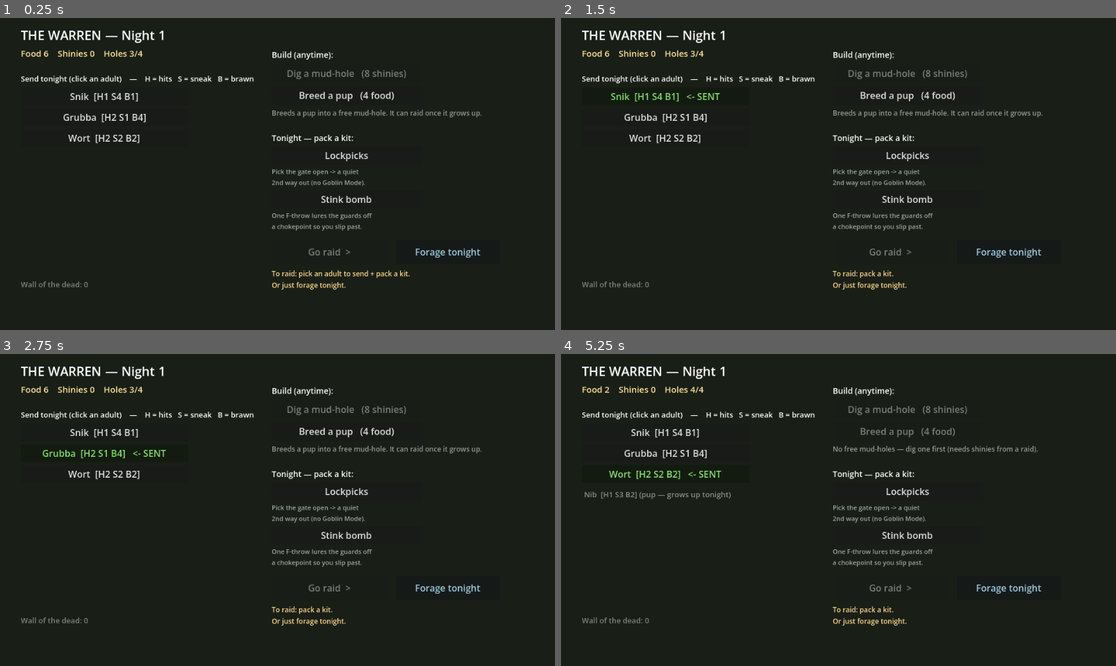
Above: before the commit, frames 1-4 (two rows, left to right).
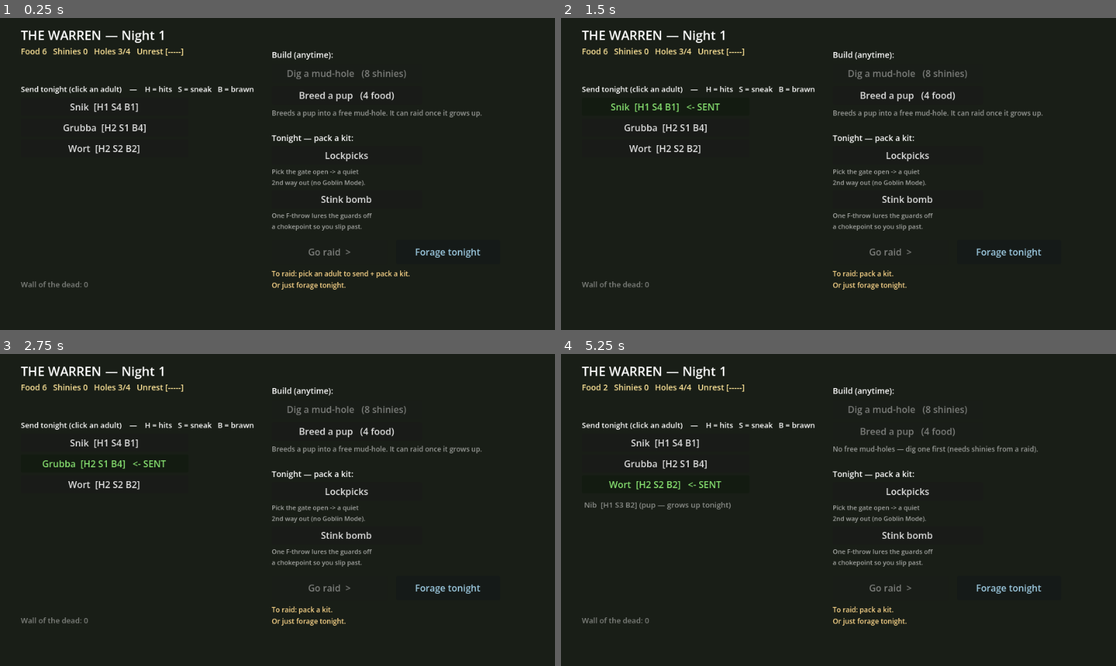
Above: after the commit, the same moments.

Repository: steverowley/goblin-mode
Game: Godot game, scene res://scenes/main.tscn
Same seed, same stepped clock (60 frames per second), same inputs: the game is played once before the commit and once after it.
Inputs:
- Up to frame 1 (0.25 s): no input
- Up to frame 2 (1.5 s): click "Snik [H1 S4 B1]" at 0.5 s; click "Snik [H1 S4 B1] <- SENT" at 1.25 s
- Up to frame 3 (2.75 s): click "Grubba [H2 S1 B4]" at 2 s
- Up to frame 4 (5.25 s): click "Grubba [H2 S1 B4] <- SENT" at 2.75 s; click "Wort [H2 S2 B2]" at 3.5 s; click "Wort [H2 S2 B2] <- SENT" at 4.25 s; click "Breed a pup (4 food)" at 5 s

The runs differ from the first frame. In frame 1, 2.2% of the frame differs, in the area x 3-46%, y 9-44%; in frame 2, 2.3%; in frame 3, 2.3%; in frame 4, 2.7%, in the area x 3-46%, y 9-50%.

Commit message:
feat(warren): nightly upkeep, unrest, and random warren events
Gold now has a purpose and the night carries stakes (#12 economy + Bite-3 groundwork).
- Each night the warren pays UPKEEP in shinies (1 per living goblin). A shortfall
  bottoms out your gold and raises UNREST; paying comfortably eases it.
- At max unrest a fed-up goblin DESERTS (recoverable by breeding; never your last
  one). The full run-end collapse waits for meta-progression.
- Each night ONE random warren event fires while you're away — a dug-up stash,
  good foraging, a stray joining, rats in the stores, a pit scrap, a goblin
  slinking off, or a quiet night — applied and shown in the Den next morning.
- The Den shows an Unrest meter + the overnight event line.

Verified headless: a shortfall raises unrest; max unrest deserts a goblin (and
records them); gold deducts correctly; the Den layout stays clean with the new lines.

Refs #12

Diff:
--- a/scripts/game_state.gd
+++ b/scripts/game_state.gd
@@ -32,6 +32,12 @@
 const STAT_MIN := 1
 const STAT_MAX := 4
 
+## Warren upkeep + nightly events (#12 economy + Bite-3 stakes groundwork). Each
+## night gold pays upkeep per living goblin; a shortfall breeds UNREST, and at the
+## cap a goblin deserts. (The full run-end collapse waits for meta-progression.)
+const UPKEEP_PER_GOBLIN := 1
+const UNREST_MAX := 5
+
 var schema_version := SCHEMA_VERSION
 var roster: Array = []              # every goblin ever (alive flag marks the living), each a Dictionary
 var resources: Dictionary = {}      # {"shinies": int, "food": int}
@@ -43,7 +49,9 @@
 var sent_id := -1                   # id of the goblin sent on tonight's raid (-1 = none chosen)
 var fallen: Array = []              # the wall of the dead: [{name, feat}]
 var last_raid: Dictionary = {}      # summary of the most recent raid's outcome
-var last_event := ""                # short "what just happened" line the Den shows
+var last_event := ""                # short "what just happened" line (raid/forage outcome)
+var unrest := 0                     # 0..UNREST_MAX; rises when upkeep goes unpaid
+var night_event := ""               # the random thing that happened in the warren overnight
 
 var _next_id := 0                   # hands out stable unique goblin ids
 var _pup_n := 0                     # rolls through the pup-name pool
@@ -74,6 +82,8 @@
 	fallen = []
 	last_raid = {}
 	last_event = ""
+	unrest = 0
+	night_event = ""
 
 func _make_goblin(gname: String, stage: String, stats: Dictionary) -> Dictionary:
 	var g := {"id": _next_id, "name": gname, "stage": stage, "alive": true, "best": 0, "stats": stats}
@@ -190,11 +200,73 @@
 ## dead, a free runt wanders in.
 func advance_night() -> void:
 	night += 1
+	# Pups grow up.
 	for g in roster:
 		if g.alive and g.stage == STAGE_PUP:
 			g.stage = STAGE_ADULT
+	# Upkeep: the warren eats gold; a shortfall breeds unrest, paying it calms things.
+	var cost := living().size() * UPKEEP_PER_GOBLIN
+	var have := int(resources.get("shinies", 0))
+	resources.shinies = maxi(0, have - cost)
+	if have < cost:
+		unrest = mini(UNREST_MAX, unrest + 1)
+	elif unrest > 0:
+		unrest = maxi(0, unrest - 1)
+	# One thing happens overnight: a desertion if the warren's boiling over, else a
+	# random warren event. Mutually exclusive — you never lose two goblins in a night.
+	if unrest >= UNREST_MAX and living().size() > 1:
+		night_event = _desert()
+	else:
+		night_event = _roll_night_event()
+	# Anti-softlock backstop: never fully wiped out.
 	if living().is_empty():
-		roster.append(_make_goblin(_pup_name(), STAGE_ADULT, _random_stats()))   # a free runt wanders in
+		roster.append(_make_goblin(_pup_name(), STAGE_ADULT, _random_stats()))
+
+## One random overnight happening, applied + described (shown in the Den next
+## morning). Greybox flavour with light economy nudges.
+func _roll_night_event() -> String:
+	var r := randi() % 100
+	if r < 14:
+		var n := randi_range(2, 5)
+		resources.shinies += n
+		return "A goblin dug up an old stash — +%d shinies." % n
+	elif r < 28:
+		var n := randi_range(2, 4)
+		resources.food += n
+		return "A good night's foraging out back — +%d food." % n
+	elif r < 40:
+		if living().size() < huts:
+			roster.append(_make_goblin(_pup_name(), STAGE_ADULT, _random_stats()))
+			return "A stray goblin wandered in an' stayed."
+		return "A stray sniffed about but found no free hole."
+	elif r < 56:
+		var n := mini(int(resources.get("food", 0)), randi_range(1, 3))
+		resources.food -= n
+		return ("Rats got into the stores — -%d food." % n) if n > 0 else "Rats nosed about but found nowt to nick."
+	elif r < 70:
+		unrest = mini(UNREST_MAX, unrest + 1)
+		return "A scrap broke out in the pit — the warren's restless."
+	elif r < 78:
+		var a := living()
+		if a.size() > 1:
+			var g: Dictionary = a[randi() % a.size()]
+			g.alive = false
+			fallen.append({"name": g.name, "feat": "slunk off into the night"})
+			return "%s slunk off in the night — gone." % g.name
+		return "A restless night, but the gang held."
+	return "A quiet night in the warren."
+
+## Unrest at the cap: a fed-up goblin deserts (recoverable — breed more). Never the
+## last one (anti-softlock). Returns its own short headline for the Den.
+func _desert() -> String:
+	var a := living()
+	if a.size() <= 1:
+		return night_event
+	var g: Dictionary = a[randi() % a.size()]
+	g.alive = false
+	fallen.append({"name": g.name, "feat": "deserted in the uproar"})
+	unrest = maxi(0, unrest - 2)
+	return "%s had enough of the squalor — DESERTED!" % g.name
 
 func _feat_for(g: Dictionary) -> String:
 	if int(g.get("best", 0)) > 0:
--- a/scripts/warren.gd
+++ b/scripts/warren.gd
@@ -46,24 +46,27 @@
 	add_child(bg)
 
 	_lbl("THE WARREN — Night %d" % GameState.night, Vector2(36, 14), 22)
-	_lbl("Food %d    Shinies %d    Holes %d/%d" % [
+	_lbl("Food %d   Shinies %d   Holes %d/%d   Unrest [%s%s]" % [
 		int(GameState.resources.get("food", 0)), int(GameState.resources.get("shinies", 0)),
 		GameState.living().size(), GameState.huts,
-	], Vector2(36, 50), 15, Color(1, 0.9, 0.6))
+		"#".repeat(GameState.unrest), "-".repeat(GameState.UNREST_MAX - GameState.unrest),
+	], Vector2(36, 48), 14, Color(1, 0.9, 0.6))
 	if GameState.last_event != "":
-		_lbl(GameState.last_event, Vector2(36, 74), 13, Color(0.75, 1.0, 0.7))
+		_lbl(GameState.last_event, Vector2(36, 72), 13, Color(0.75, 1.0, 0.7))
+	if GameState.night_event != "":
+		_lbl(GameState.night_event, Vector2(36, 90), 12, Color(0.8, 0.85, 1.0))
 
 	_build_roster()
 	_build_actions()
 
 func _build_roster() -> void:
-	_lbl("Send tonight (click an adult)    —    H = hits   S = sneak   B = brawn", Vector2(36, 96), 13)
+	_lbl("Send tonight (click an adult)    —    H = hits   S = sneak   B = brawn", Vector2(36, 114), 13)
 	# Adults first (they're the pickable ones), then pups — so a sendable goblin is
 	# always near the top, and the list is capped so it never runs off a big warren.
 	var rows: Array = GameState.adults()
 	rows.append_array(GameState.pups())
 
-	var ry := 120
+	var ry := 138
 	var max_visible := 8
 	for i in range(rows.size()):
 		if i == max_visible - 1 and rows.size() > max_visible:
